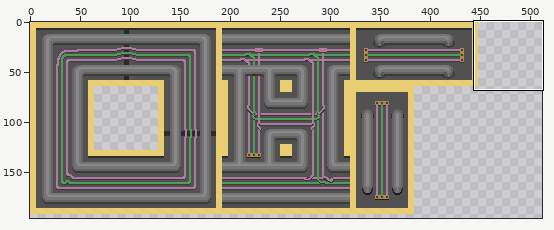
Pixel-art file, stored at Assets/Resources/Images/Tilesets/Ceiling-0002/Ceiling-0002.aseprite. The first picture is a wide view before the edit; the outline marks the close-up.
Close-up. Old version:
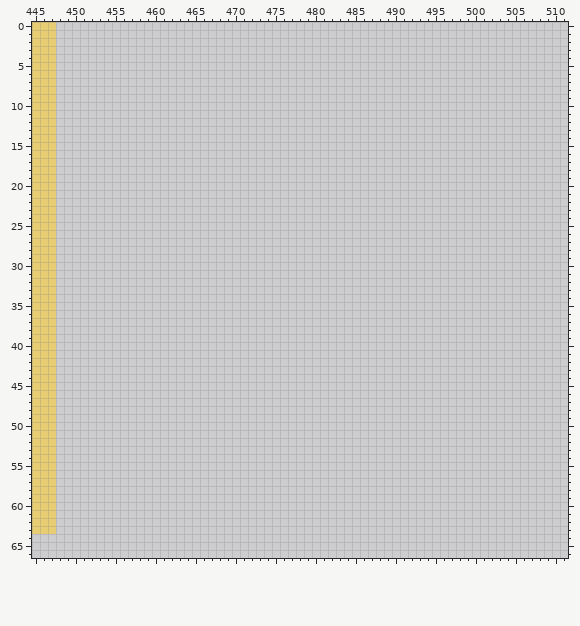
512x512 pixels, 1 frame. Shown: x 445..511, y 0..66. The wide view leaves out empty margins. The commit also changed other parts of the picture, which this record leaves out.
The result:
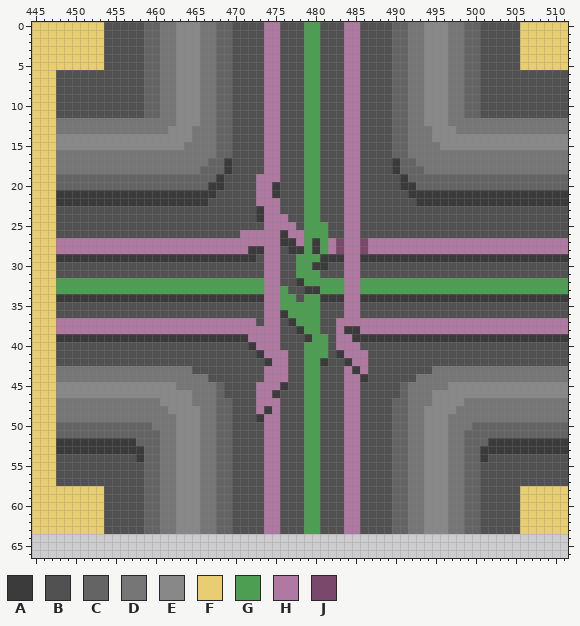
Palette (. is transparent): A #3b3b3b  B #515151  C #646464  D #767676  E #888888  F #e9cd72  G #4d9e53  H #af79a2  J #79486a
The exact change:
y 0..5: x 448..511 ................................................................ -> FFFFFFBBBBBCCDDEEEDDCCBBBBHHBBBGGBBBHHBBBBCCDDEEEDDCCBBBBBFFFFFF
y 6..11: x 448..511 ................................................................ -> BBBBBBBBBBBCCDDEEEDDCCBBBBHHBBBGGBBBHHBBBBCCDDEEEDDCCBBBBBBBBBBB
y 12: x 448..511 ................................................................ -> DDDDDDDDDDDDDDDEEEDDCCBBBBHHBBBGGBBBHHBBBBCCDDEEEDDDDDDDDDDDDDDD
y 13: x 448..511 ................................................................ -> DDDDDDDDDDDDDDEEEDDDCCBBBBHHBBBGGBBBHHBBBBCCDDDEEEDDDDDDDDDDDDDD
y 14: x 448..511 ................................................................ -> EEEEEEEEEEEEEEEEEDDDCCBBBBHHBBBGGBBBHHBBBBCCDDDEEEEEEEEEEEEEEEEE
y 15: x 448..511 ................................................................ -> EEEEEEEEEEEEEEEEDDDDCCBBBBHHBBBGGBBBHHBBBBCCDDDDEEEEEEEEEEEEEEEE
y 16: x 448..511 ................................................................ -> DDDDDDDDDDDDDDDDDDDDCCBBBBHHBBBGGBBBHHBBBBCCDDDDDDDDDDDDDDDDDDDD
y 17: x 448..511 ................................................................ -> DDDDDDDDDDDDDDDDDDDCCABBBBHHBBBGGBBBHHBBBBACCDDDDDDDDDDDDDDDDDDD
y 18: x 448..511 ................................................................ -> DDDDDDDDDDDDDDDDDDCCCABBBBHHBBBGGBBBHHBBBBACCCDDDDDDDDDDDDDDDDDD
y 19: x 448..511 ................................................................ -> CCCCCCCCCCCCCCCCCCCCABBBBHHHBBBGGBBBHHBBBBBACCCCCCCCCCCCCCCCCCCC
y 20: x 448..511 ................................................................ -> CCCCCCCCCCCCCCCCCCCAABBBBHHABBBGGBBBHHBBBBBAACCCCCCCCCCCCCCCCCCC
y 21: x 448..511 ................................................................ -> AAAAAAAAAAAAAAAAAAAABBBBBHHABBBGGBBBHHBBBBBBAAAAAAAAAAAAAAAAAAAA
y 22: x 448..511 ................................................................ -> AAAAAAAAAAAAAAAAAAABBBBBBHHHBBBGGBBBHHBBBBBBBAAAAAAAAAAAAAAAAAAA
y 23: x 448..511 ................................................................ -> BBBBBBBBBBBBBBBBBBBBBBBBBAHHBBBGGBBBHHBBBBBBBBBBBBBBBBBBBBBBBBBB
y 24: x 448..511 ................................................................ -> BBBBBBBBBBBBBBBBBBBBBBBBBAHHHBBGGBBBHHBBBBBBBBBBBBBBBBBBBBBBBBBB
y 25: x 448..511 ................................................................ -> BBBBBBBBBBBBBBBBBBBBBBBBBBHHHHBGGGBBHHBBBBBBBBBBBBBBBBBBBBBBBBBB
y 26: x 448..511 ................................................................ -> BBBBBBBBBBBBBBBBBBBBBBBHHHHHAHHGGGBBHHBBBBBBBBBBBBBBBBBBBBBBBBBB
y 27: x 448..511 ................................................................ -> HHHHHHHHHHHHHHHHHHHHHHHHHHHHAAHGAGHJHHJHHHHHHHHHHHHHHHHHHHHHHHHH
y 28: x 448..511 ................................................................ -> HHHHHHHHHHHHHHHHHHHHHHHHAAHHBAAGAGHJHHJHHHHHHHHHHHHHHHHHHHHHHHHH
y 29: x 448..511 ................................................................ -> AAAAAAAAAAAAAAAAAAAAAAAAABHHBBGGGAAAHHAAAAAAAAAAAAAAAAAAAAAAAAAA
y 30: x 448..511 ................................................................ -> BBBBBBBBBBBBBBBBBBBBBBBBBBHHBBGGAABBHHBBBBBBBBBBBBBBBBBBBBBBBBBB
y 31: x 448..511 ................................................................ -> BBBBBBBBBBBBBBBBBBBBBBBBBBHHBBGGGBBBHHBBBBBBBBBBBBBBBBBBBBBBBBBB
y 32: x 448..511 ................................................................ -> GGGGGGGGGGGGGGGGGGGGGGGGGGHHBBAGGGGGHHGGGGGGGGGGGGGGGGGGGGGGGGGG
y 33: x 448..511 ................................................................ -> GGGGGGGGGGGGGGGGGGGGGGGGGGHHGBBAAGGGHHGGGGGGGGGGGGGGGGGGGGGGGGGG
y 34: x 448..511 ................................................................ -> AAAAAAAAAAAAAAAAAAAAAAAAAAHHGGBGGAAAHHAAAAAAAAAAAAAAAAAAAAAAAAAA
y 35: x 448..511 ................................................................ -> BBBBBBBBBBBBBBBBBBBBBBBBBBHHGGGGGBBBHHBBBBBBBBBBBBBBBBBBBBBBBBBB
y 36: x 448..511 ................................................................ -> BBBBBBBBBBBBBBBBBBBBBBBBBBHHAGGGGBBBHHBBBBBBBBBBBBBBBBBBBBBBBBBB
y 37: x 448..511 ................................................................ -> HHHHHHHHHHHHHHHHHHHHHHHHHBHHBAGGGBBHHHHHHHHHHHHHHHHHHHHHHHHHHHHH
y 38: x 448..511 ................................................................ -> HHHHHHHHHHHHHHHHHHHHHHHHHHHHBBAGGBBHAAHHHHHHHHHHHHHHHHHHHHHHHHHH
y 39: x 448..511 ................................................................ -> AAAAAAAAAAAAAAAAAAAAAAAAHHHHBBBAGGBHHAAAAAAAAAAAAAAAAAAAAAAAAAAA
y 40: x 448..511 ................................................................ -> BBBBBBBBBBBBBBBBBBBBBBBBAHHHBBBGGGBHHHBBBBBBBBBBBBBBBBBBBBBBBBBB
y 41: x 448..511 ................................................................ -> BBBBBBBBBBBBBBBBBBBBBBBBBAHHHBBGGGBAHHHBBBBBBBBBBBBBBBBBBBBBBBBB
y 42: x 448..511 ................................................................ -> BBBBBBBBBBBBBBBBBBBBBBBBBBAHHBBGGABBAHHBBBBBBBBBBBBBBBBBBBBBBBBB
y 43: x 448..511 ................................................................ -> DDDDDDDDDDDDDDDDDBBBBBBBBBHHHBBGGBBBHAHBBBBBBBBDDDDDDDDDDDDDDDDD
y 44: x 448..511 ................................................................ -> DDDDDDDDDDDDDDDDDDDBBBBBBBHHHBBGGBBBHHABBBBBBDDDDDDDDDDDDDDDDDDD
y 45: x 448..511 ................................................................ -> EEEEEEEEEEEEEEEDDDDDCBBBBHHHABBGGBBBHHBBBBBCDDDDDEEEEEEEEEEEEEEE
y 46: x 448..511 ................................................................ -> EEEEEEEEEEEEEEEEEDDDCBBBBHHABBBGGBBBHHBBBBBCDDDEEEEEEEEEEEEEEEEE
y 47: x 448..511 ................................................................ -> DDDDDDDDDDDDDEEEEDDDCCBBBHHHBBBGGBBBHHBBBBCCDDDEEEEDDDDDDDDDDDDD
y 48: x 448..511 ................................................................ -> DDDDDDDDDDDDDDEEEEDDCCBBBHAHBBBGGBBBHHBBBBCCDDEEEEDDDDDDDDDDDDDD
y 49: x 448..511 ................................................................ -> DDDDDDDDDDDDDDDEEEDDCCBBBAHHBBBGGBBBHHBBBBCCDDEEEDDDDDDDDDDDDDDD
y 50: x 448..511 ................................................................ -> CCCCCCCCCCCCDDDEEEDDCCBBBBHHBBBGGBBBHHBBBBCCDDEEEDDDCCCCCCCCCCCC
y 51: x 448..511 ................................................................ -> CCCCCCCCCCCCCDDEEEDDCCBBBBHHBBBGGBBBHHBBBBCCDDEEEDDCCCCCCCCCCCCC
y 52: x 448..511 ................................................................ -> AAAAAAAAAACCCDDEEEDDCCBBBBHHBBBGGBBBHHBBBBCCDDEEEDDCCCAAAAAAAAAA
y 53: x 448..511 ................................................................ -> AAAAAAAAAAACCDDEEEDDCCBBBBHHBBBGGBBBHHBBBBCCDDEEEDDCCAAAAAAAAAAA
y 54: x 448..511 ................................................................ -> BBBBBBBBBBACCDDEEEDDCCBBBBHHBBBGGBBBHHBBBBCCDDEEEDDCCABBBBBBBBBB
y 55..57: x 448..511 ................................................................ -> BBBBBBBBBBBCCDDEEEDDCCBBBBHHBBBGGBBBHHBBBBCCDDEEEDDCCBBBBBBBBBBB
y 58..63: x 448..511 ................................................................ -> FFFFFFBBBBBCCDDEEEDDCCBBBBHHBBBGGBBBHHBBBBCCDDEEEDDCCBBBBBFFFFFF
Changed places in both close-ups, as pixel boxes (x1, y1, x2, y2):
added: (56, 22, 568, 534)
